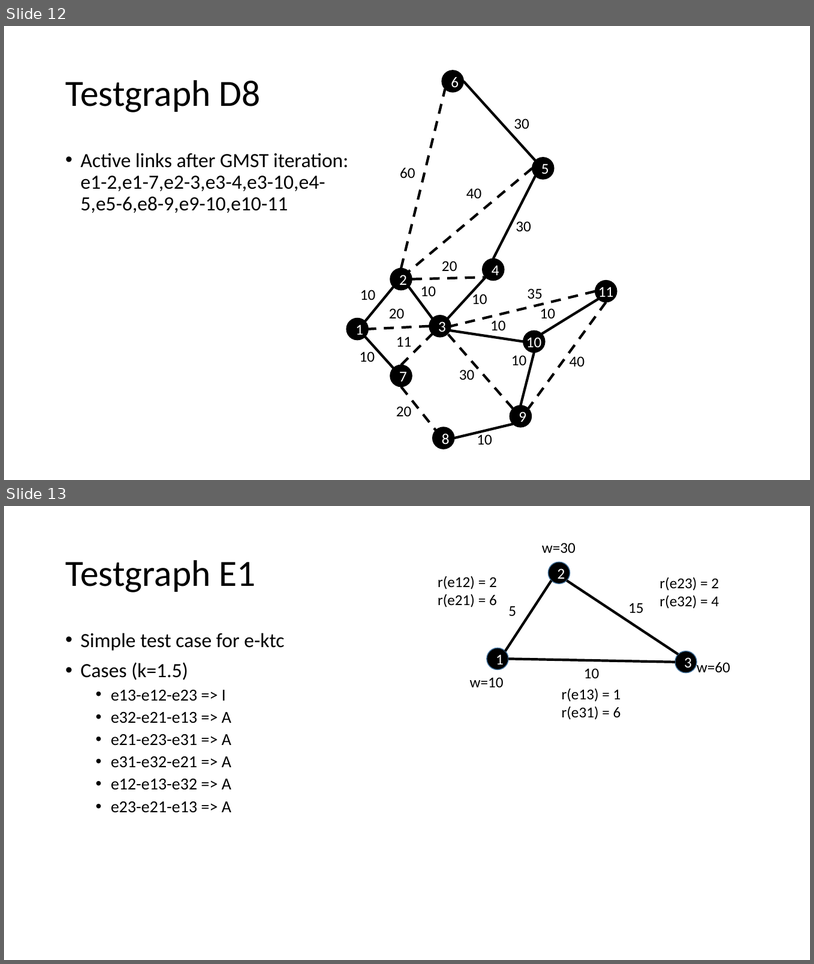
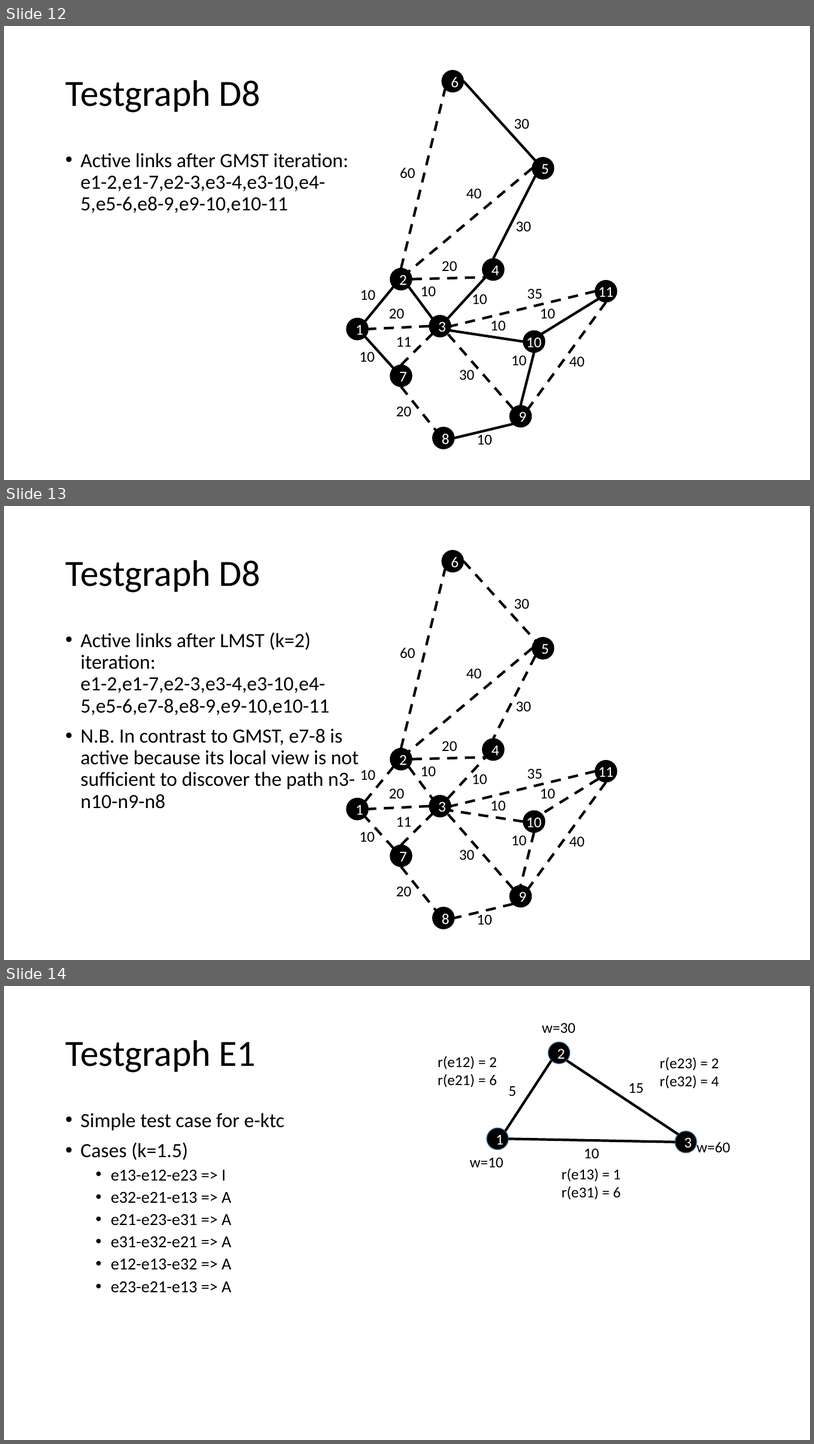
Before and after one commit to eMoflon/cobolt, a slide deck: de.tudarmstadt.maki.tc.cbctc.algorithms/instances/testgraphs.pptx. Shown one above the other, each under a label of ours: slides 12 and 13 before the commit, slides 12, 13 and 14 after it. The pictures are 814x964 and 814x1444 pixels, drawn with LibreOffice and Linux fonts; fonts in the diff are those of the drawing. Boxes give left, top, right and bottom in pixels: in the first picture for what was removed or moved away, otherwise in the second. Text is boxed around its words. In the diff, an @@ line names an element or a change of style, - is before the commit and + after.

Commit message:
All tests green for LMST

```diff
--- a/de.tudarmstadt.maki.tc.cbctc.algorithms/instances/testgraphs.pptx
+++ b/de.tudarmstadt.maki.tc.cbctc.algorithms/instances/testgraphs.pptx
@@ slide 13 added at box(4, 506, 810, 960), background #FFFFFF @@
@@ title added at box(65, 560, 261, 592), 44 pt, text #000000 @@
+Testgraph D8
@@ text added at box(81, 632, 359, 808), 24 pt, text #000000 @@
+• Active links after LMST (k=2) iteration:
+  e1-2,e1-7,e2-3,e3-4,e3-10,e4-5,e5-6,e7-8,e8-9,e9-10,e10-11
+• N.B. In contrast to GMST, e7-8 is active because its local view is not sufficient to discover the path n3-n10-n9-n8
@@ group added at box(360, 598, 585, 924): 19 texts @@
+10
+20
+10
+30
+30
+40
+60
+20
+10
+11
+20
+10
+30
+10
+10
+10
+40
+35
+10
@@ group added at box(347, 550, 617, 929): 11 ellipses @@
+1
+2
+3
+7
+4
+5
+6
+8
+9
+10
+11
@@ group added at box(365, 561, 606, 918): 19 lines @@
@@ what was slide 13 is now slide 14 @@
```
Also in this commit, not shown: 2 other files.
